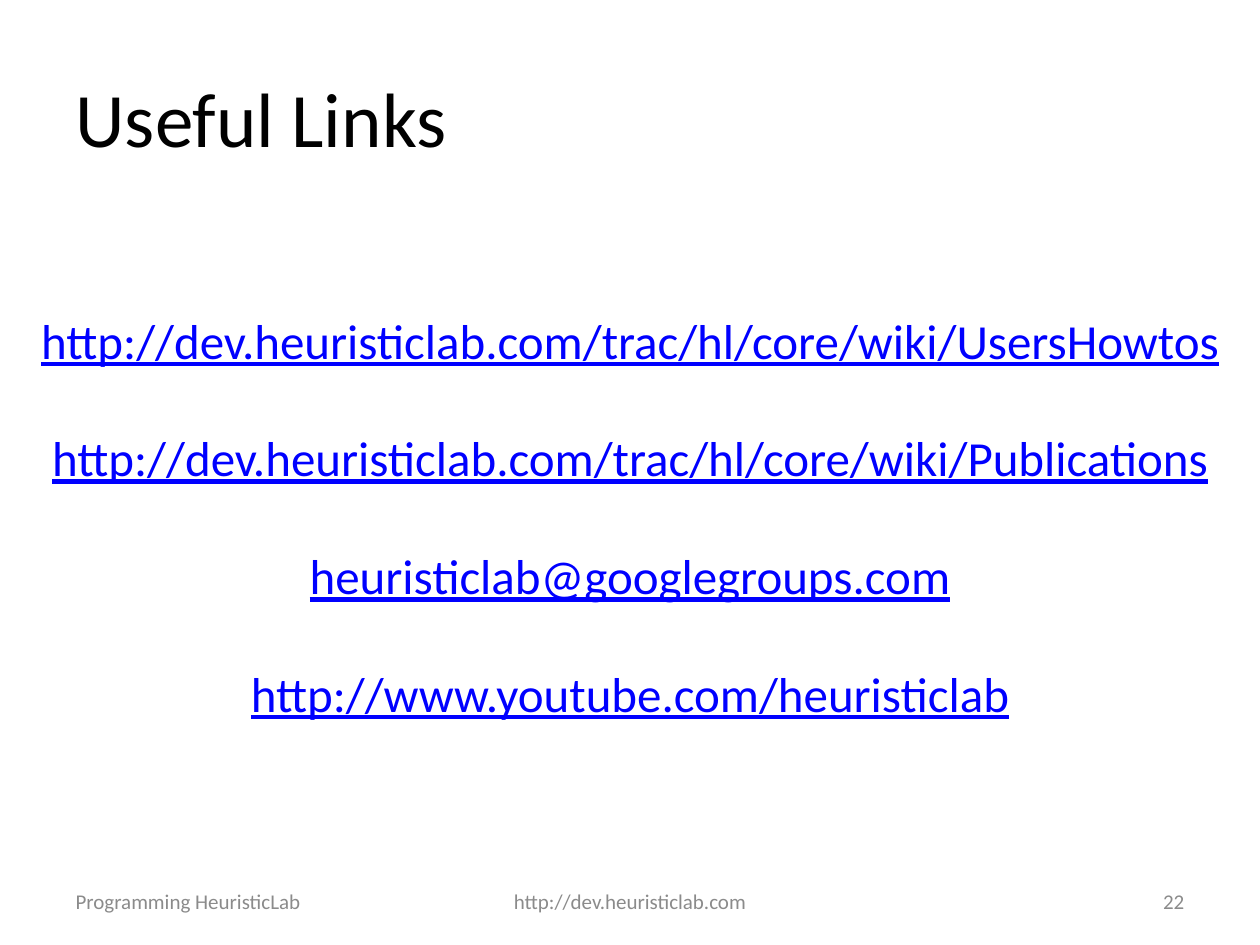
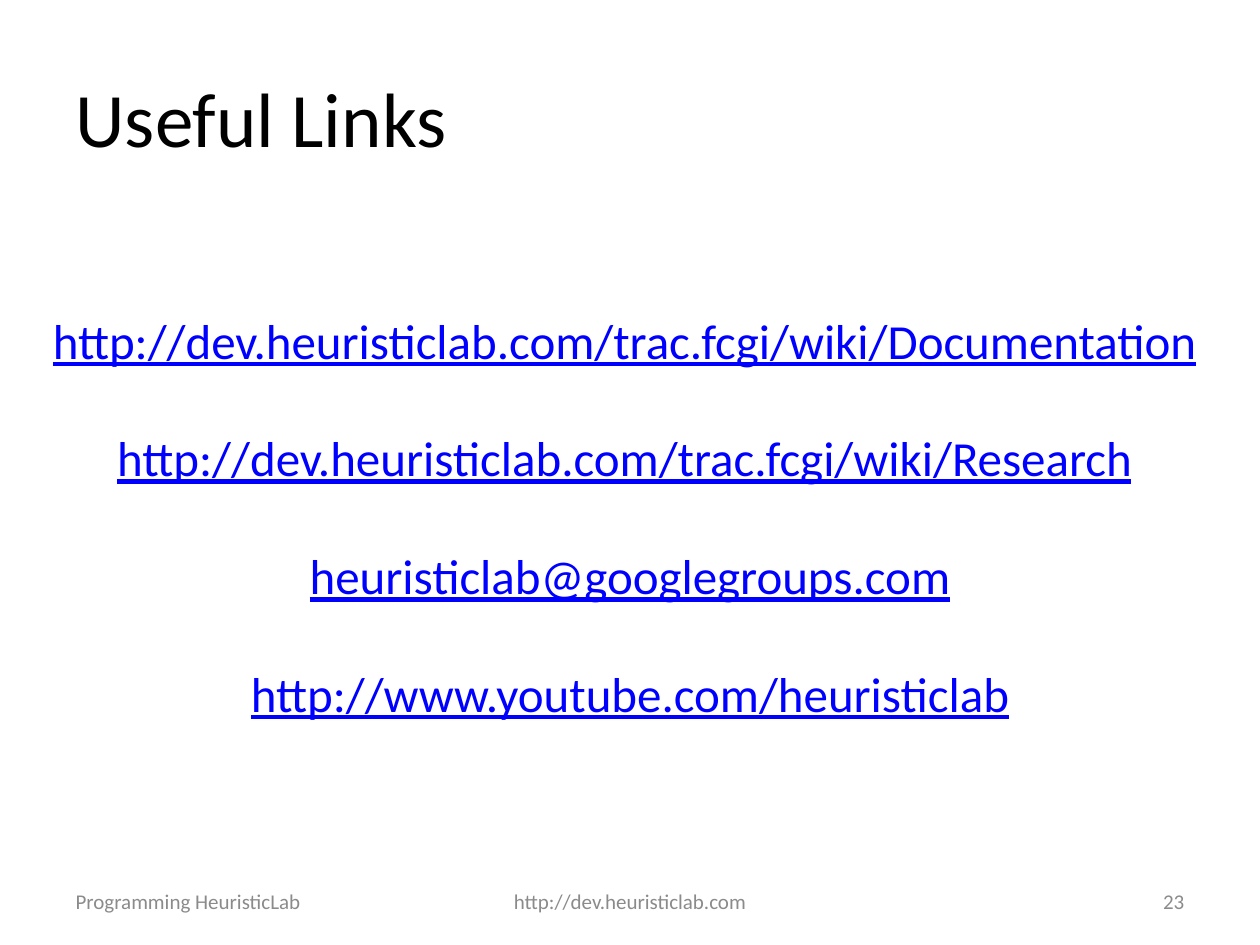
Before and after one commit to heal-research/HeuristicLab, a slide deck: slide 23 of documentation/Tutorials/Programming HeuristicLab - Basics.pptx (slide 22 before the commit). Drawn at 1260x945 pixels with LibreOffice and Linux fonts; fonts in the diff are those of the drawing; background and template pictures are left out. Boxes give left, top, right and bottom in pixels: in the first picture for what was removed or moved away, otherwise in the second. Text is boxed around its words. In the diff, an @@ line names an element or a change of style, - is before the commit and + after.

```diff
--- a/documentation/Tutorials/Programming HeuristicLab - Basics.pptx
+++ b/documentation/Tutorials/Programming HeuristicLab - Basics.pptx
@@ text at (x1=53, y1=325, x2=1196, y2=485): text changed @@
-http://dev.heuristiclab.com/trac/hl/core/wiki/UsersHowtos
-http://dev.heuristiclab.com/trac/hl/core/wiki/Publications
+http://dev.heuristiclab.com/trac.fcgi/wiki/Documentation
+http://dev.heuristiclab.com/trac.fcgi/wiki/Research
@@ page number at (x1=1163, y1=895, x2=1184, y2=909): text changed @@
-22
+23
```
Also in this commit, not shown: 15 other slides changed, 1 slide added, 3 other files.
